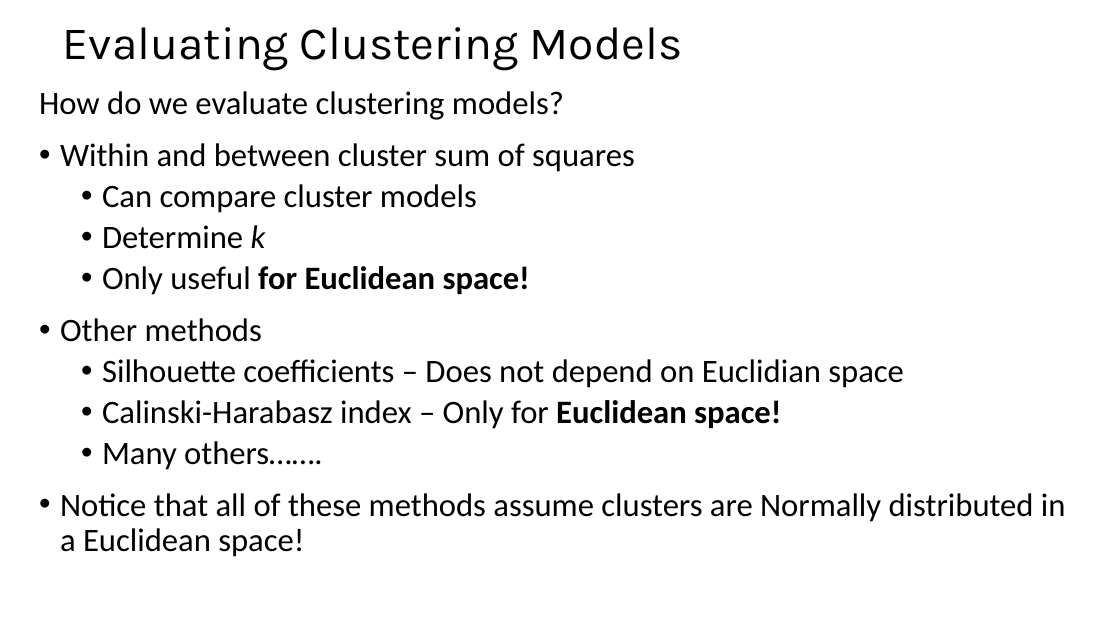
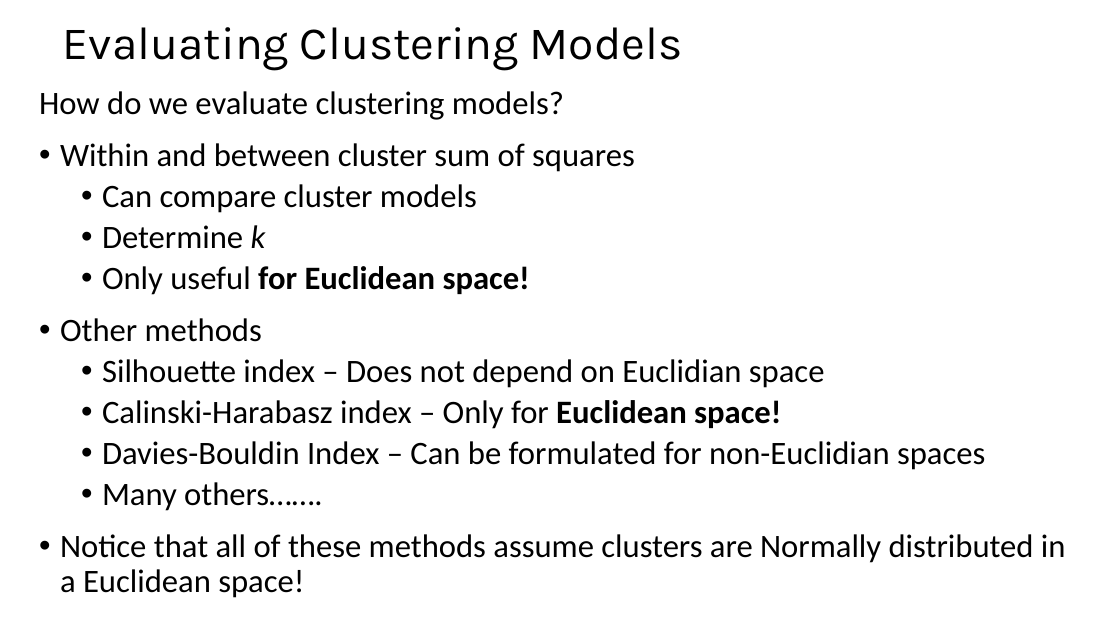
Before and after one commit to LucaComi/CSCI-E-108, a slide deck: slide 25 of slides/9_IntroductionToClustering_Part1.pptx. Drawn at 1120x630 pixels with LibreOffice and Linux fonts; fonts in the diff are those of the drawing. Boxes give left, top, right and bottom in pixels: in the first picture for what was removed or moved away, otherwise in the second. Text is boxed around its words. In the diff, an @@ line names an element or a change of style, - is before the commit and + after.

Commit message:
Added sumamry of cluster evaluaton methods

```diff
--- a/slides/9_IntroductionToClustering_Part1.pptx
+++ b/slides/9_IntroductionToClustering_Part1.pptx
@@ text at box(102, 359, 825, 388): text changed @@
-  • Silhouette coefficients – Does not depend on Euclidian space
+  • Silhouette index – Does not depend on Euclidian space
@@ text at box(102, 441, 985, 470): paragraph added @@
+  • Davies-Bouldin Index – Can be formulated for non-Euclidian spaces
```
Also in this commit, not shown: 1 slide added.
